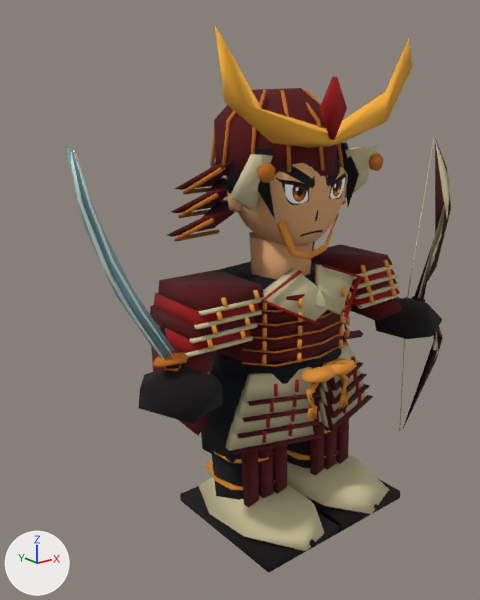
The glTF model assets/rogue/styled/models/samurai.glb, before and after one commit.
Before and after are seen from a camera (50 mm lens) standing at (-2.29, -2.52, 2.23) and looking at (0.07, 0.42, 1.06). Arrows for +X, +Y and +Z are at lower left; the lights stay in place. The first picture is the older version. Where no turn or scale is listed for an object, it has been applied to the vertices. Vertices at exactly the same position are counted once.

Before the edit, the objects in view are built like this:
```python
me_gi_upper_sleeve_002 = bpy.data.meshes.new('Gi upper sleeve.002')
me_gi_upper_sleeve_002.from_pydata(...)  # 240 vertices, 400 faces; spans x -0.873..-0.143, y -0.413..0.204, z 1.124..1.665
me_gi_upper_sleeve_002.materials.append(mat_samurai___goemon_matte_painted_palette)  # picture img_samurai
me_samurai_neck_001 = bpy.data.meshes.new('Samurai neck.001')
me_samurai_neck_001.from_pydata(...)  # 684 vertices, 1204 faces; spans x -0.598..0.642, y -0.353..0.439, z 1.512..2.793
# faces by material slot: [748, 456]
me_samurai_neck_001.materials.append(mat_samurai___goemon_matte_painted_palette)  # picture img_samurai
me_samurai_neck_001.materials.append(mat_samurai___drawn_face)  # picture img_painted_faces
# before: 448 (-0.145, 0.047, 1.512), 449 (-0.09, -0.132, 1.512), 450 (0.102, -0.113, 1.512), 451 (0.149, 0.032, 1.512), 452 (0.074, 0.129, 1.512)
# before: 453 (-0.032, 0.149, 1.512)
me_samurai_padded_indigo_gi_001 = bpy.data.meshes.new('Samurai padded indigo gi.001')
me_samurai_padded_indigo_gi_001.from_pydata(...)  # 1183 vertices, 1984 faces; spans x -0.567..0.897, y -0.447..0.499, z 0.722..1.923
me_samurai_padded_indigo_gi_001.materials.append(mat_samurai___goemon_matte_painted_palette)  # picture img_samurai
ob_arm_r_geometry = bpy.data.objects.new('Arm_R_Geometry', me_gi_upper_sleeve_002)
ob_arm_r_geometry.location = (-0.109, 0.0, -0.302)
ob_body_geometry = bpy.data.objects.new('Body_Geometry', me_samurai_padded_indigo_gi_001)
ob_body_geometry.location = (0.0, 0.0, -0.192)
ob_head_geometry = bpy.data.objects.new('Head_Geometry', me_samurai_neck_001)
ob_head_geometry.location = (0.0, 0.0, -0.3)
# also in view: 'Arm_L_Geometry' at (0.62, -0.11, 1.09); 'Leg_R_Geometry' at (-0.24, -0.15, 0.42); 'Weapon_Cutlass_Geometry' at (-0.99, -0.23, 1.43); 'Leg_L_Geometry' at (0.24, -0.15, 0.42); 'Weapon_Pistol_Geometry' at (1.01, -0.22, 1.07)
```
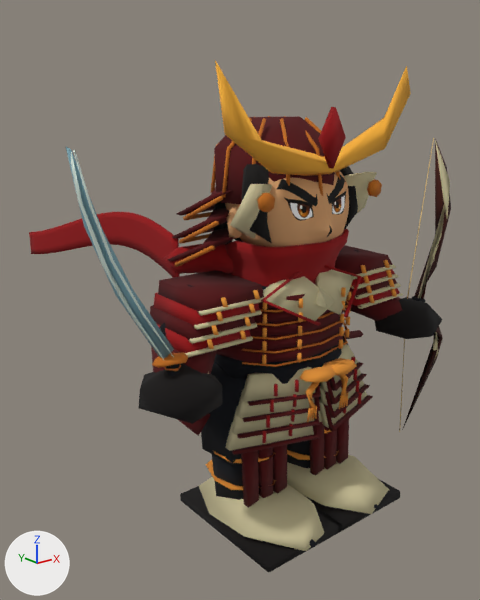
The change, as JSON lines over the scene's bpy script:
```json
{"block": "me_samurai_neck_001", "where": "# used by ob_head_geometry; location = (0.0, 0.0, -0.3)"}
{"block": "me_samurai_neck_001", "where": "# verts and faces of me_samurai_neck_001; kept vertices keep their numbers, new ones are numbered from 684"}
{"op": "remove", "block": "me_samurai_neck_001", "code": "me_samurai_neck_001.from_pydata(...)  # 684 vertices, 1204 faces; spans x -0.598..0.642, y -0.353..0.439, z 1.512..2.793"}
{"op": "add", "block": "me_samurai_neck_001", "code": "me_samurai_neck_001.from_pydata(...)  # 2851 vertices, 5534 faces; spans x -0.598..0.642, y -0.36..0.439, z 1.642..2.793"}
{"block": "me_samurai_neck_001", "change": "me_samurai_neck_001 part 1: the loose piece of 194 vertices spanning x -0.304..0.304, y -0.277..0.225, z 1.779..2.421 is rebuilt with 1474 vertices and now spans x -0.302..0.302, y -0.36..0.255, z 1.781..2.421"}
{"block": "me_samurai_neck_001", "change": "me_samurai_neck_001 part 2: a new loose piece of 768 vertices spanning x -0.303..0.303, y -0.339..0.24, z 1.705..1.984, in mat_samurai___goemon_matte_painted_palette (picture img_samurai)"}
{"block": "me_samurai_neck_001", "change": "me_samurai_neck_001 part 3: a new loose piece of 25 vertices spanning x -0.382..-0.17, y -0.221..-0.051, z 1.982..2.348, in mat_samurai___goemon_matte_painted_palette (picture img_samurai)"}
{"block": "me_samurai_neck_001", "change": "me_samurai_neck_001 part 4: a new loose piece of 25 vertices spanning x 0.17..0.382, y -0.221..-0.051, z 1.982..2.348, in mat_samurai___goemon_matte_painted_palette (picture img_samurai)"}
{"block": "me_samurai_neck_001", "change": "me_samurai_neck_001 part 5: a new loose piece of 25 vertices spanning x -0.264..-0.098, y 0.116..0.301, z 1.849..2.191, in mat_samurai___goemon_matte_painted_palette (picture img_samurai)"}
{"block": "me_samurai_neck_001", "change": "me_samurai_neck_001 part 6: a new loose piece of 25 vertices spanning x -0.49..-0.17, y 0.058..0.38, z 1.76..1.92, in mat_samurai___goemon_matte_painted_palette (picture img_samurai)"}
{"block": "me_samurai_neck_001", "change": "me_samurai_neck_001 part 7: the loose piece of 7 vertices spanning x -0.365..-0.275, y -0.049..0.04, z 2.066..2.227 is deleted"}
{"block": "me_samurai_neck_001", "change": "me_samurai_neck_001 part 8"}
{"block": "me_samurai_neck_001", "change": "42 vertices are removed from x -0.347..0.347, y -0.246..-0.152, z 1.738..2.29"}
{"block": "me_samurai_neck_001", "change": "68 faces are deleted"}
{"block": "me_samurai_neck_001", "change": "me_samurai_neck_001 part 9"}
{"op": "add", "block": "me_samurai_neck_001", "code": "for i in [*range(448, 454)]: verts[i] += (0.0, 0.0, 0.13)"}
{"block": "me_samurai_neck_001", "change": "other edits to the shape of me_samurai_neck_001 do not show in these pictures"}
{"op": "add", "block": "me_equipment_continuous_long_scarf_tail_001", "code": ["me_equipment_continuous_long_scarf_tail_001 = bpy.data.meshes.new('Equipment continuous long scarf tail.001')", "me_equipment_continuous_long_scarf_tail_001.from_pydata(...)  # 250 vertices, 496 faces; spans x -0.238..0.013, y 0.0..1.4, z -0.188..0.187", "me_equipment_continuous_long_scarf_tail_001.materials.append(mat_samurai___goemon_matte_painted_palette)  # picture img_samurai"]}
{"op": "set", "path": "ob_head_geometry.location", "old": "(0.0, 0.0, -0.3)", "new": "(0.0, 0.0, -0.43)"}
{"op": "add", "block": "ob_scarftail_geometry", "code": ["ob_scarftail_geometry = bpy.data.objects.new('ScarfTail_Geometry', me_equipment_continuous_long_scarf_tail_001)", "ob_scarftail_geometry.location = (-0.44, 0.3, 1.4)"]}
```

What differs and where, as boxes [x1, y1, x2, y2] in the pictures (480 x 600 px; the box of a moved part takes in the faces that stretch with it):
```json
{"object": "Head_Geometry", "change": "reshaped, moved", "before": [167, 26, 413, 279], "after": [162, 60, 411, 287], "on screen": "10% shorter"}
{"object": "ScarfTail_Geometry", "change": "added", "after": [29, 212, 180, 278], "on screen": "red"}
{"part": 1, "of": "me_samurai_neck_001", "change": "rebuilt", "before": [226, 155, 348, 246], "after": [225, 170, 349, 247]}
{"part": 2, "of": "me_samurai_neck_001", "change": "added", "after": [225, 229, 349, 287], "on screen": "red"}
{"part": 3, "of": "me_samurai_neck_001", "change": "added", "after": [241, 164, 272, 243]}
{"part": 4, "of": "me_samurai_neck_001", "change": "added", "after": [340, 166, 358, 230]}
{"part": 5, "of": "me_samurai_neck_001", "change": "added", "after": [213, 202, 233, 245], "on screen": "mostly hidden"}
{"part": 6, "of": "me_samurai_neck_001", "change": "added", "after": [162, 244, 234, 274], "on screen": "red"}
{"part": 7, "of": "me_samurai_neck_001", "change": "deleted", "before": [226, 160, 239, 194]}
{"part": 8, "of": "me_samurai_neck_001", "change": "deleted", "before": [255, 142, 359, 260]}
{"part": 9, "of": "me_samurai_neck_001", "change": "moved or reshaped", "before": [249, 234, 313, 279], "on screen": "not visible afterwards"}
```
